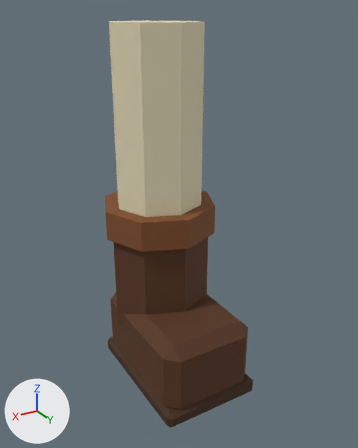
The glTF model assets/models/units/musketeer_advanced/LegRight.glb as it was, and as the next commit left it.
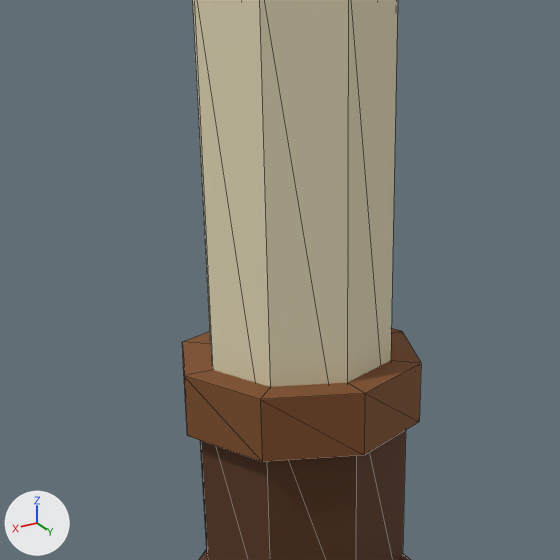
Old and new are each drawn whole from a camera (50 mm lens) standing at (0.461, 0.851, 0.018) and looking at (-0.011, 0.063, -0.376) and again close up on the part from 6% to 78% of the width and 9% to 66% of the height. The lights are fixed; the arrows at lower left show +X, +Y and +Z. The last two pictures show the newer version. The close-ups show mesh edges as thin lines. Vertices at exactly the same position are counted once.

Objects in the first close-up: 'Sculpture'.
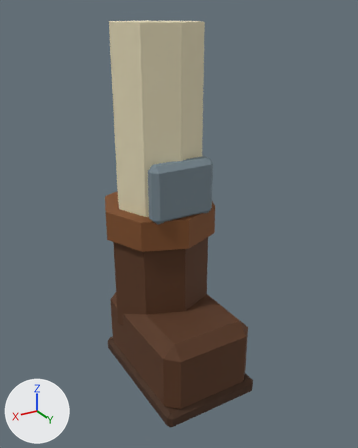
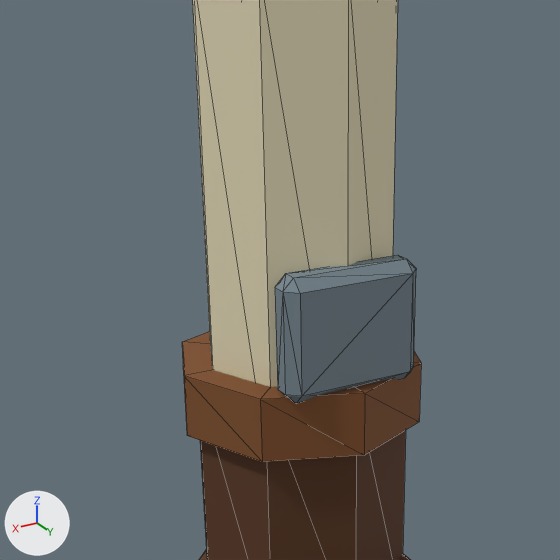
Location of each change, [x1, y1, x2, y2] in pixels of the close-ups (560 x 560 px):
part 1 of me_sculpture, added
    after: [275, 255, 416, 404]

Patch to the scene script:
```diff
--- a/assets/models/units/musketeer_advanced/LegRight.glb.py
+++ b/assets/models/units/musketeer_advanced/LegRight.glb.py
@@ me_sculpture @@
 # used by ob_sculpture; location = (0.0, 0.0, 0.0)
-me_sculpture.from_pydata(...)  # 102 vertices, 184 faces; spans x -0.119..0.119, y -0.119..0.22, z -0.729..0.0
+me_sculpture.from_pydata(...)  # 126 vertices, 228 faces; spans x -0.119..0.119, y -0.119..0.22, z -0.729..0.0
+# me_sculpture part 1: a new loose piece of 24 vertices spanning x -0.067..0.067, y 0.072..0.108, z -0.35..-0.237, in mat_unitsurface
 me_sculpture.materials.append(mat_unitsurface)
```
